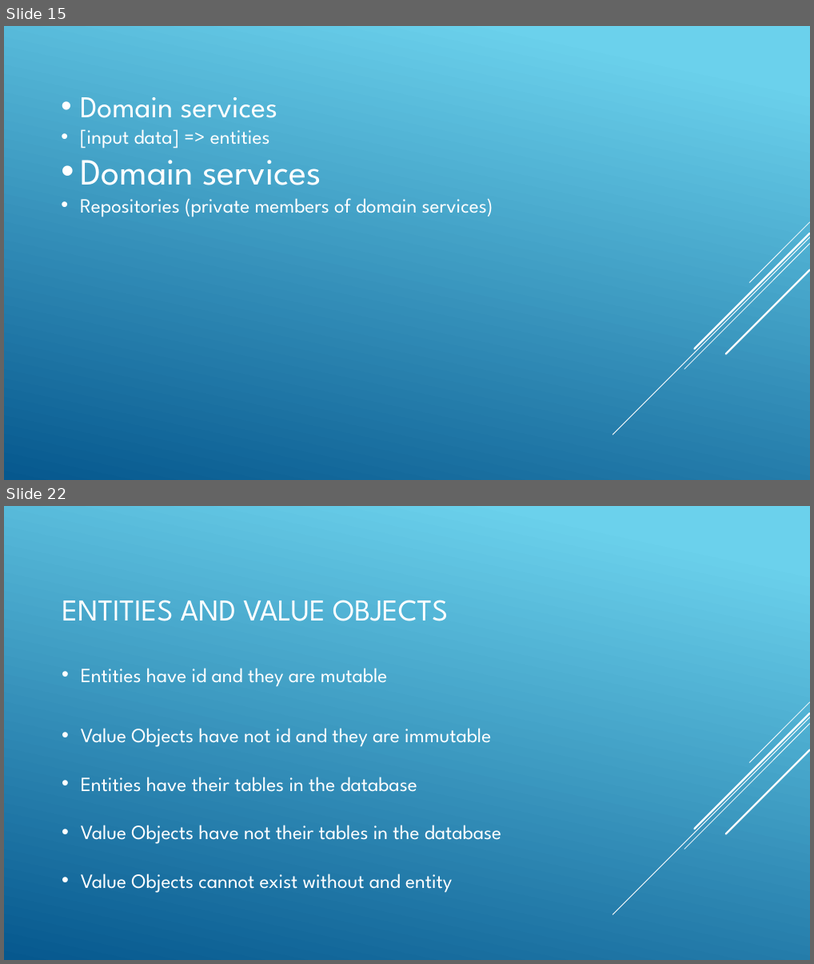
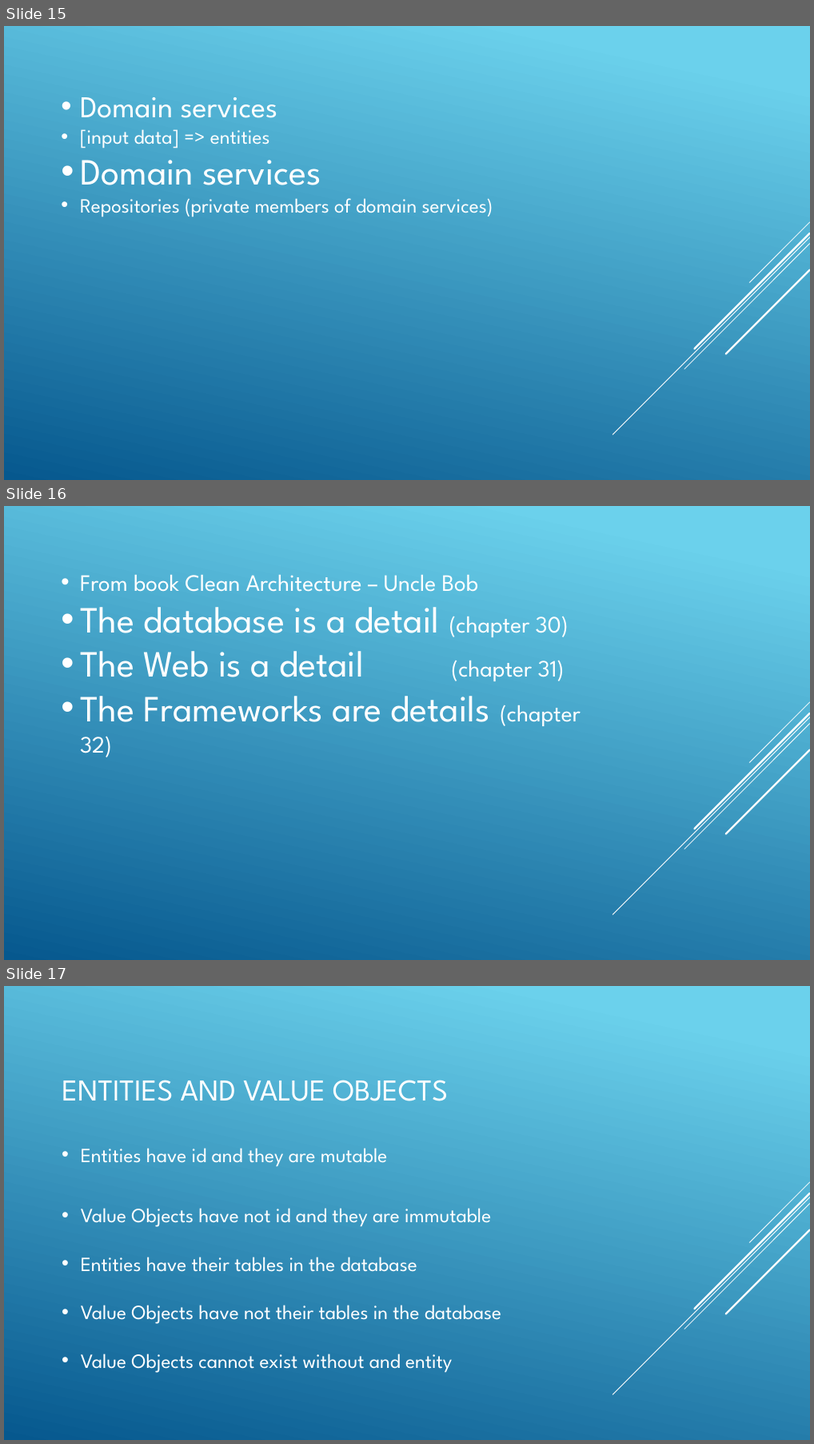
Before and after one commit to ajduk87/ApplicationLayerAndDDDDemo, a slide deck: AplikativniNivoIDomenDrivenDizajn.pptx. Shown one above the other, each under a label of ours: slides 15 and 22 before the commit, slides 15, 16 and 17 after it; the slides between them are not shown. The pictures are 814x964 and 814x1444 pixels, drawn with LibreOffice and Linux fonts; fonts in the diff are those of the drawing. Boxes give left, top, right and bottom in pixels: in the first picture for what was removed or moved away, otherwise in the second. Text is boxed around its words. In the diff, an @@ line names an element or a change of style, - is before the commit and + after.

```diff
--- a/AplikativniNivoIDomenDrivenDizajn.pptx
+++ b/AplikativniNivoIDomenDrivenDizajn.pptx
@@ slide 16 added at [4,506,810,960], background gradient #6ED2EB to #06588E; not listed: 5 template elements that a slide beside it also shows @@
@@ text added at [80,574,581,757], 28 pt, text #FFFFFF @@
+• From book Clean Architecture – Uncle Bob
+• The database is a detail (chapter 30)
+• The Web is a detail (chapter 31)
+• The Frameworks are details (chapter 32)
@@ what was slide 22 is now slide 17 @@
```
Also in this commit, not shown: 6 slides removed, 1 other file.
